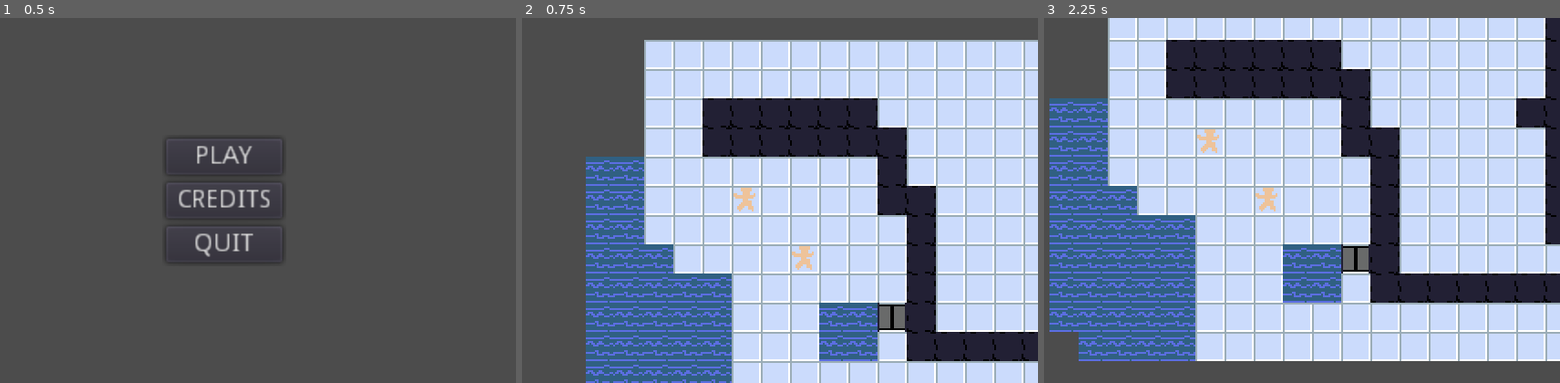
Above: before the commit, frames 1-3 (left to right).
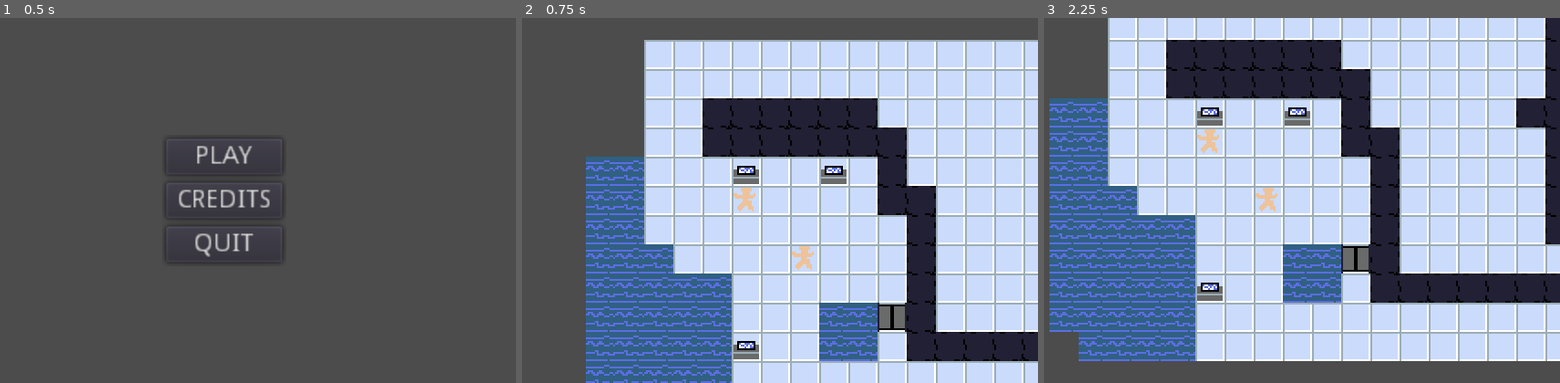
Above: after the commit, the same moments.

Repository: Byteron/together
Game: Godot game, scene res://src/menu/TitleScreen.tscn
The game is run twice, just before and just after one commit, with the same random seed, the same clock (stepped at 60 frames per second) and the same inputs.
Inputs:
- Up to frame 1 (0.5 s): no input
- Up to frame 2 (0.75 s): click "PLAY" at 0.5 s
- Up to frame 3 (2.25 s): tap Enter at 1.25 s; hold D (walk_right) 1.28-2.03 s; hold E (interact) 1.28-2.03 s; tap Space (swap_character) at 2 s; hold S (walk_down) from 2.03 s (still down); tap E (interact) at 2.1 s

Frame 1 is identical in both runs. In frame 2, 0.7% of the frame differs, in the area x 40-63%, y 40-94%; in frame 3, 0.7%.
Error before the commit: Invalid get index 'Floor' (on base: 'Dictionary'). (res://src/level/Level.gd:97)
Error after the commit: Invalid get index 'Floor' (on base: 'Dictionary'). (res://src/level/Level.gd:99)

Commit message:
terminals

Diff:
--- a/data/characters/Nerd.tscn
+++ b/data/characters/Nerd.tscn
@@ -3,3 +3,4 @@
 [ext_resource path="res://src/character/Character.tscn" type="PackedScene" id=1]
 
 [node name="Nerd" instance=ExtResource( 1 )]
+abilities = [ 0, 1 ]
--- a/project.godot
+++ b/project.godot
@@ -49,6 +49,11 @@
 "language": "GDScript",
 "path": "res://src/level/Location.gd"
 }, {
+"base": "Interactable",
+"class": "Terminal",
+"language": "GDScript",
+"path": "res://src/interactable/terminal/Terminal.gd"
+}, {
 "base": "Resource",
 "class": "Terrain",
 "language": "GDScript",
@@ -68,6 +73,7 @@
 "LevelCamera": "",
 "Loader": "",
 "Location": "",
+"Terminal": "",
 "Terrain": "",
 "TitleScreen": ""
 }
--- a/src/character/Character.gd
+++ b/src/character/Character.gd
@@ -13,9 +13,25 @@
 var facing := Vector2(0, 1)
 var cell := Vector2()
 
+var fragments := {}
+
 export(Array, Ability) var abilities := []
 
 onready var tween: Tween = $Tween
+
+
+func add_fragment(fragment: int) -> void:
+	if fragments.has(fragment):
+		fragments[fragment] += 1
+	else:
+		fragments[fragment] = 1
+
+
+func get_fragments(id: int) -> int:
+	if fragments.has(id):
+		return fragments[id]
+	else:
+		return 0
 
 
 func move_to(target_position: Vector2) -> void:
--- a/src/interactable/Interactable.gd
+++ b/src/interactable/Interactable.gd
@@ -1,20 +1,33 @@
 extends Node2D
 class_name Interactable
+
+export(Array, Character.Ability) var allow_interaction := []
 
 onready var sprite: Sprite = $Sprite
 
 
-func interact() -> void:
-	_interact()
+func interact(character: Character) -> void:
+	_interact(character)
 
 
 func is_blocking(character: Character) -> bool:
 	return _is_blocking(character)
 
 
-func _interact() -> void:
+func can_interact(character: Character) -> bool:
+	return _can_interact(character)
+
+
+func _interact(character: Character) -> void:
 	pass
 
 
 func _is_blocking(character: Character) -> bool:
 	return true
+
+
+func _can_interact(character: Character) -> bool:
+	for ability in character.abilities:
+		if allow_interaction.has(ability):
+			return true
+	return false
--- a/src/interactable/door/Door.gd
+++ b/src/interactable/door/Door.gd
@@ -2,6 +2,9 @@
 class_name Door
 
 var _is_closed = true
+
+export var id := 0
+export var fragments_needed := 3
 
 
 func open() -> void:
@@ -14,7 +17,13 @@
 	_is_closed = true
 
 
-func _interact():
+func _interact(character: Character):
+	print(character.get_fragments(id), " / ", fragments_needed)
+	if character.get_fragments(id) >= fragments_needed:
+		toggle()
+
+
+func toggle() -> void:
 	if _is_closed:
 		open()
 	else:
--- a/src/interactable/door/Door.tscn
+++ b/src/interactable/door/Door.tscn
@@ -5,3 +5,4 @@
 
 [node name="Door" instance=ExtResource( 1 )]
 script = ExtResource( 2 )
+allow_interaction = [ 1 ]
--- /dev/null
+++ b/src/interactable/terminal/Terminal.gd
@@ -0,0 +1,11 @@
+extends Interactable
+class_name Terminal
+
+export(Array, int) var fragments := []
+
+
+func _interact(character: Character):
+	for fragment in fragments:
+		character.add_fragment(fragment)
+	fragments.clear()
+	sprite.frame = 1
--- /dev/null
+++ b/src/interactable/terminal/Terminal.tscn
@@ -0,0 +1,12 @@
+[gd_scene load_steps=4 format=2]
+
+[ext_resource path="res://src/interactable/Interactable.tscn" type="PackedScene" id=1]
+[ext_resource path="res://src/interactable/terminal/Terminal.gd" type="Script" id=2]
+[ext_resource path="res://assets/images/terminal.png" type="Texture" id=3]
+
+[node name="Terminal" instance=ExtResource( 1 )]
+script = ExtResource( 2 )
+allow_interaction = [ 1 ]
+
+[node name="Sprite" parent="." index="0"]
+texture = ExtResource( 3 )
--- a/src/level/Level.gd
+++ b/src/level/Level.gd
@@ -32,7 +32,9 @@
 
 func interact() -> void:
 	var loc: Location = locations[active_character.cell + active_character.facing]
-	loc.interact()
+	if loc.can_interact(active_character):
+		loc.interact(active_character)
+
 
 func spawn_character(character: Character) -> void:
 	characters.add_child(character)
@@ -51,7 +53,8 @@
 	var loc: Location = locations[active_character.cell]
 	var next_loc: Location = locations[active_character.cell + direction]
 
-	print(loc.character, next_loc.character)
+	active_character.facing = direction
+
 	if next_loc.is_blocking(active_character):
 		print(next_loc.cell, " is blocked")
 		return
@@ -59,7 +62,6 @@
 	loc.character = null
 	next_loc.character = active_character
 
-	active_character.facing = direction
 	active_character.cell = next_loc.cell
 	active_character.move_to(next_loc.position)
 
--- a/src/level/Level.tscn
+++ b/src/level/Level.tscn
@@ -6,6 +6,7 @@
 [ext_resource path="res://src/level/LevelCamera.tscn" type="PackedScene" id=4]
 [ext_resource path="res://data/characters/Athlete.tscn" type="PackedScene" id=5]
 [ext_resource path="res://src/interactable/door/Door.tscn" type="PackedScene" id=6]
+[ext_resource path="res://src/interactable/terminal/Terminal.tscn" type="PackedScene" id=7]
 
 [node name="Level" type="Node2D"]
 script = ExtResource( 1 )
@@ -20,6 +21,19 @@
 
 [node name="Door" parent="Objects" instance=ExtResource( 6 )]
 position = Vector2( 136, 152 )
+id = 1
+
+[node name="Terminal" parent="Objects" instance=ExtResource( 7 )]
+position = Vector2( 104, 72 )
+fragments = [ 1 ]
+
+[node name="Terminal2" parent="Objects" instance=ExtResource( 7 )]
+position = Vector2( 56, 72 )
+fragments = [ 1 ]
+
+[node name="Terminal3" parent="Objects" instance=ExtResource( 7 )]
+position = Vector2( 56, 168 )
+fragments = [ 1 ]
 
 [node name="Characters" type="Node2D" parent="."]
 
--- a/src/level/Location.gd
+++ b/src/level/Location.gd
@@ -8,9 +8,15 @@
 var character: Character = null
 
 
-func interact() -> void:
+func can_interact(character: Character) -> bool:
 	if interactable:
-		interactable.interact()
+		return interactable.can_interact(character)
+	return false
+
+
+func interact(character: Character) -> void:
+	if interactable:
+		interactable.interact(character)
 
 
 func is_blocking(character: Character) -> bool:
Binary file added: assets/images/terminal.png
Not shown, added: assets/images/terminal.png.import
Not shown: 1 places in src/level/Level.tscn that only renumber resources
